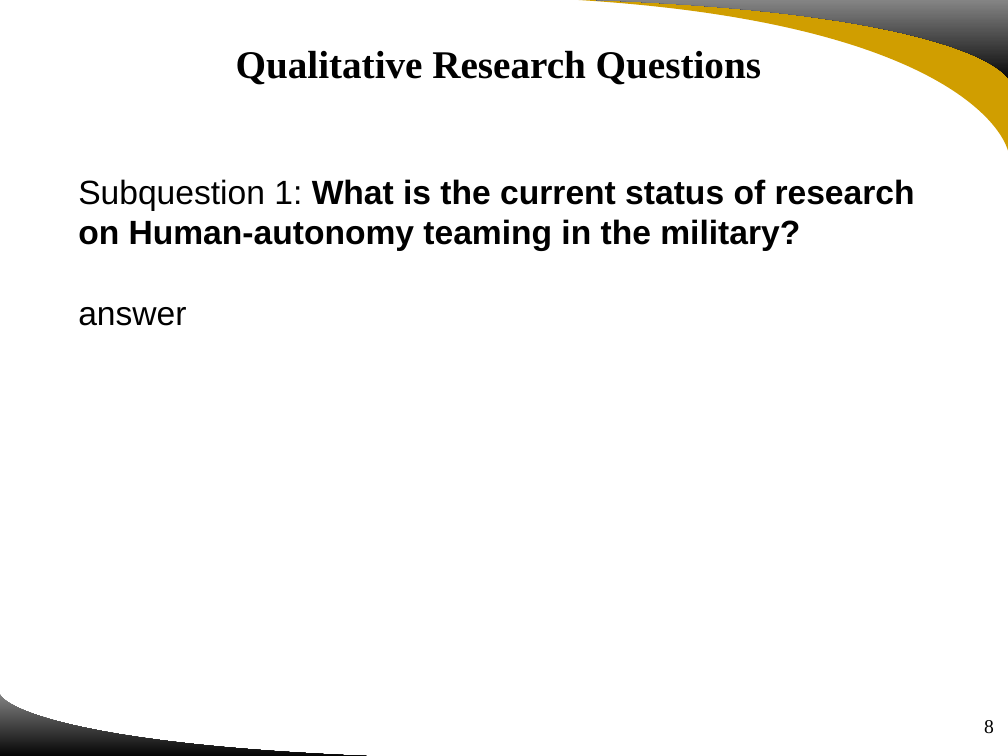
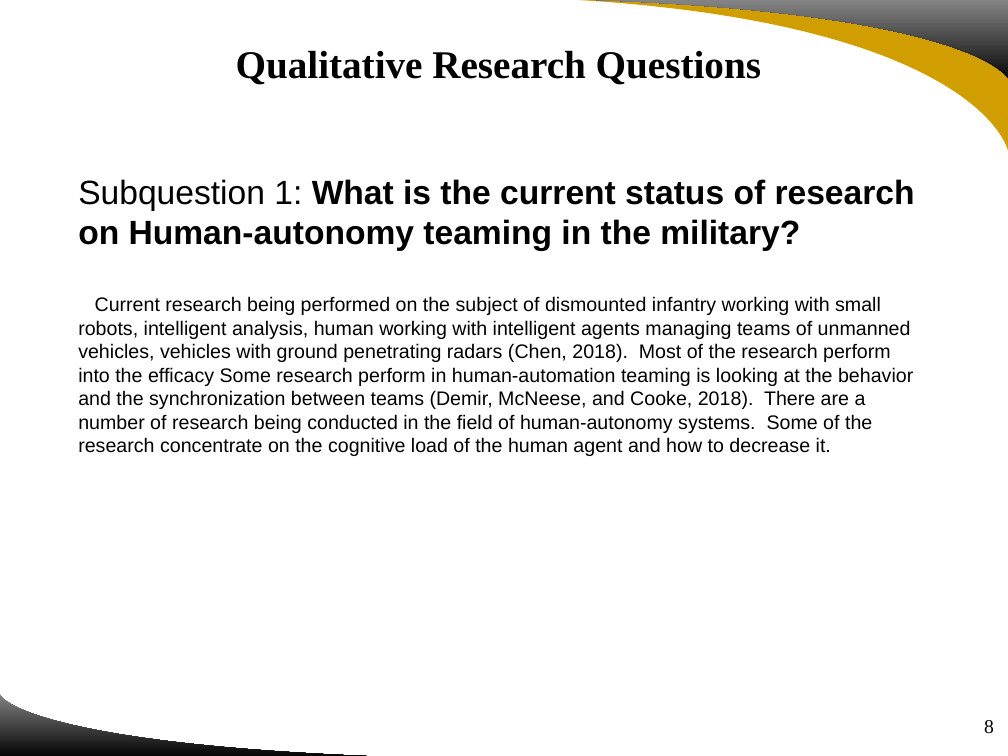
Before and after one commit to UgurUysal86/HUMAN-ASSISTED-WEAPON-SYSTEMS, a slide deck: slide 8 of Project Review and Feedback/IDS6916 Group4 Project Review and Feedback.pptx. Drawn at 1008x756 pixels with LibreOffice and Linux fonts; fonts in the diff are those of the drawing; background and template pictures are left out. Boxes give left, top, right and bottom in pixels: in the first picture for what was removed or moved away, otherwise in the second. Text is boxed around its words. In the diff, an @@ line names an element or a change of style, - is before the commit and + after.

Commit message:
Adding Qualitative questions answers.

```diff
--- a/Project Review and Feedback/IDS6916 Group4 Project Review and Feedback.pptx
+++ b/Project Review and Feedback/IDS6916 Group4 Project Review and Feedback.pptx
@@ text at (x1=78, y1=296, x2=913, y2=456): text changed; size 24 to 14 pt @@
-answer
+Current research being performed on the subject of dismounted infantry working with small robots, intelligent analysis, human working with intelligent agents managing teams of unmanned vehicles, vehicles with ground penetrating radars (Chen, 2018). Most of the research perform into the efficacy Some research perform in human-automation teaming is looking at the behavior and the synchronization between teams (Demir, McNeese, and Cooke, 2018). There are a number of research being conducted in the field of human-autonomy systems. Some of the research concentrate on the cognitive load of the human agent and how to decrease it.
```
Also in this commit, not shown: 2 other slides changed.
